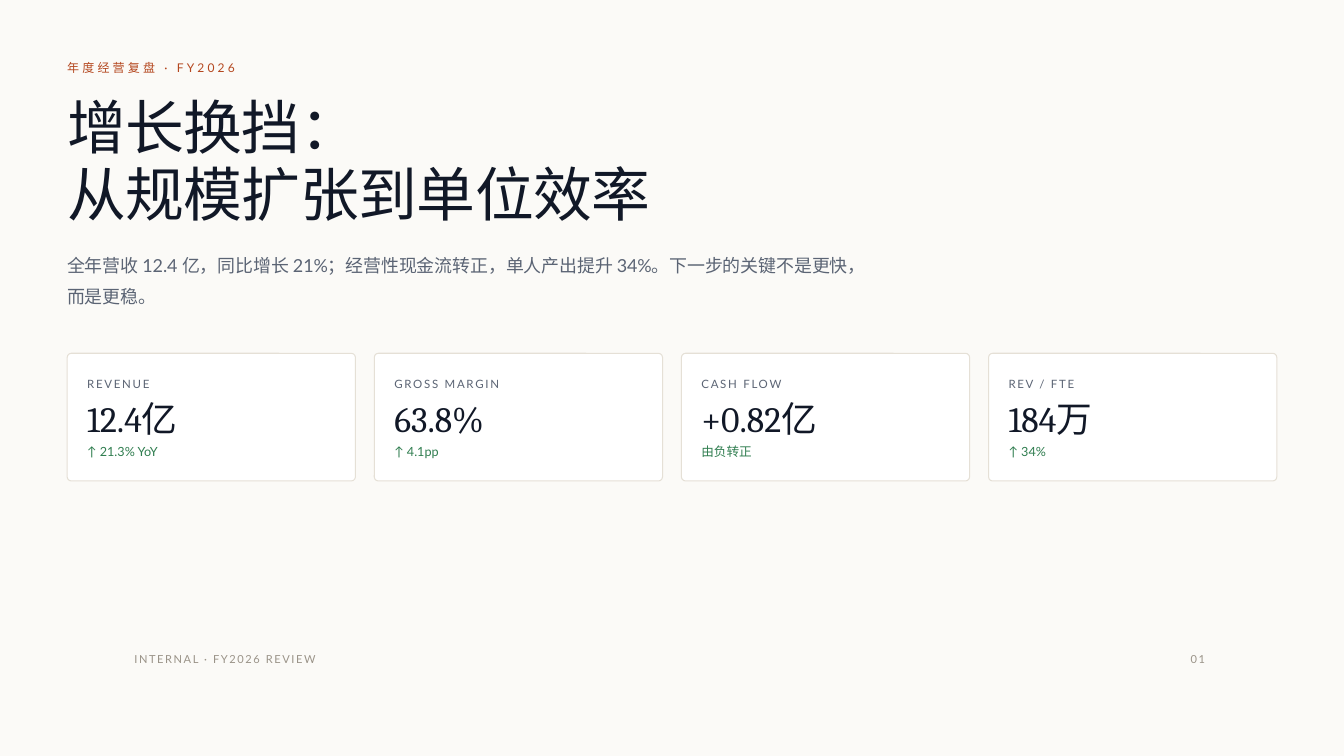
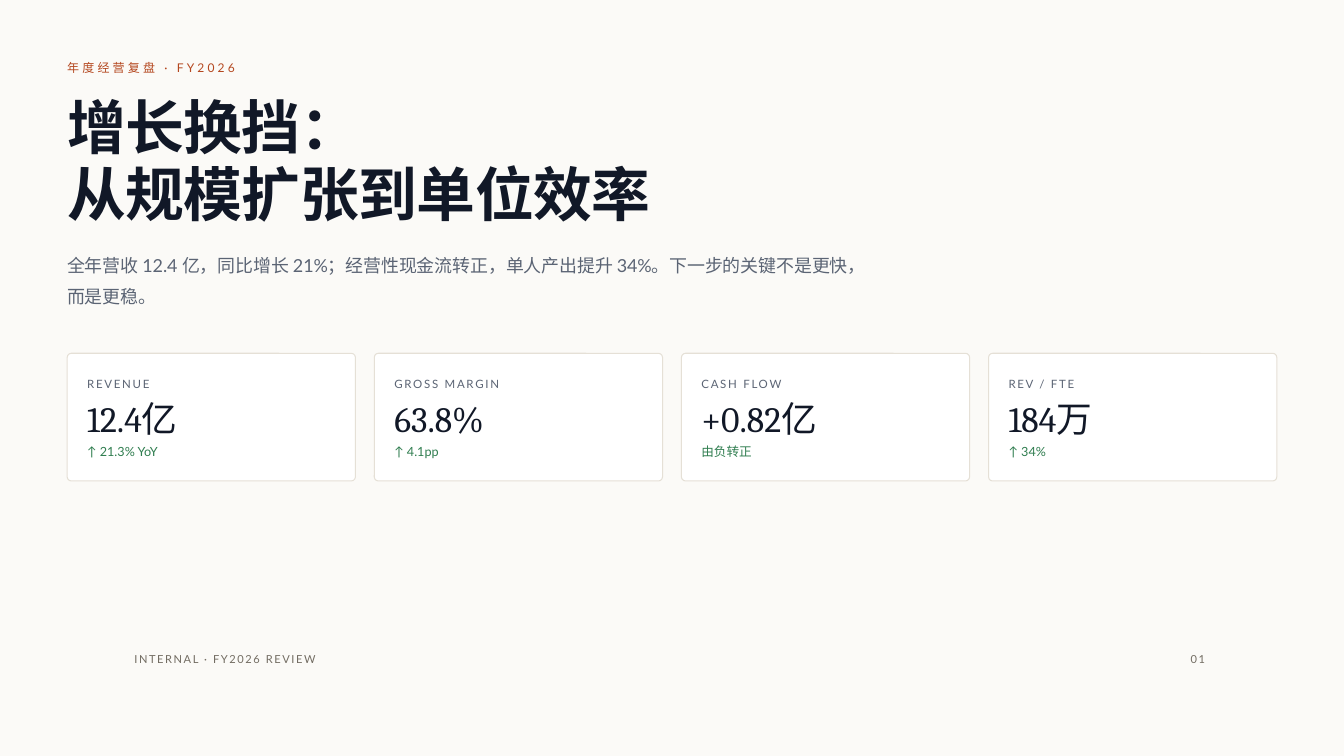
Before and after one commit to CrAckerDrv/pptpress, a slide deck: slide 1 of examples/annual-review.pptx. Drawn at 1344x756 pixels with LibreOffice and Linux fonts; fonts in the diff are those of the drawing. Boxes give left, top, right and bottom in pixels: in the first picture for what was removed or moved away, otherwise in the second. Text is boxed around its words. In the diff, an @@ line names an element or a change of style, - is before the commit and + after.

```diff
--- a/examples/annual-review.pptx
+++ b/examples/annual-review.pptx
@@ text "增长换挡：" at (67, 99, 650, 222): bold on @@
@@ text "INTERNAL · FY2026 REVIEW" at (134, 655, 316, 663): text colour #9A9388 to #726C62 @@
@@ text "01" at (1191, 655, 1205, 663): text colour #9A9388 to #726C62 @@
```
Also in this commit, not shown: 3 other slides changed, 44 other files.
